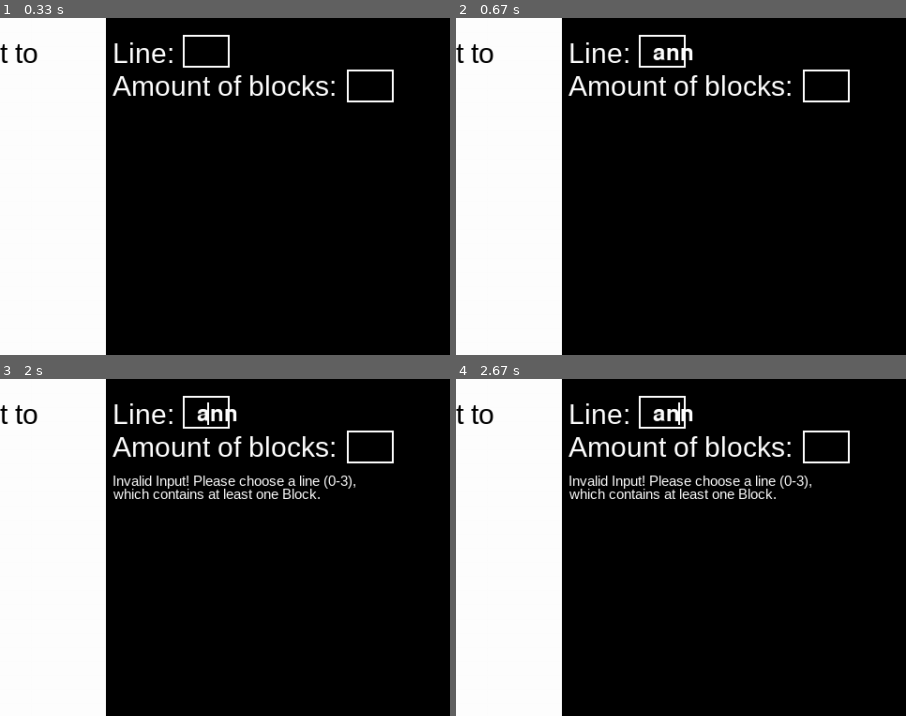
Above: before the commit, frames 1-4 (two rows, left to right).
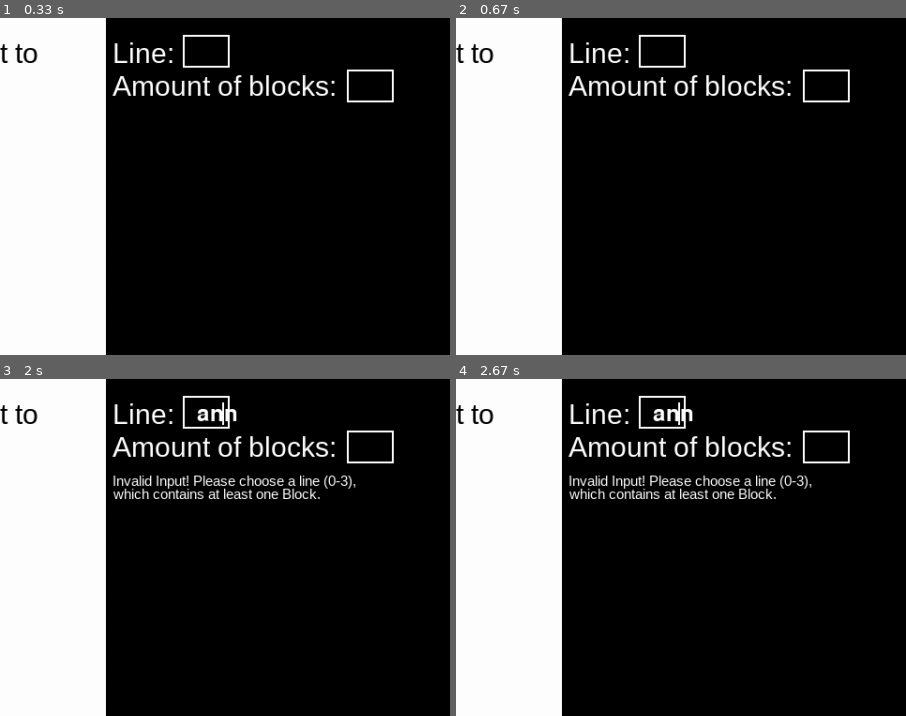
Above: after the commit, the same moments.

Repository: MartinStoller/Nim_AI_Challenge
Game: pygame game, started from gui.py
Same seed, same stepped clock (60 frames per second), same inputs: the game is played once before the commit and once after it.
Inputs:
- Up to frame 1 (0.33 s): no input
- Up to frame 2 (0.67 s): type "ann" at 0.33 s
- Up to frame 3 (2 s): tap Enter at 0.67 s; hold Left 0.9-1.43 s; hold Left 1.47-1.87 s; hold Right from 1.9 s (still down)
- Up to frame 4 (2.67 s): release Right at 2.53 s; hold Left from 2.57 s (still down)
The pictures show only the part of the screen within x 50-100%, y 0-50%; the shares and areas given below are measured in that part.

Frame 1 is identical in both runs. In frame 2, 0.2% of the frame differs, in the area x 43-53%, y 8-13%; in frame 3, less than 0.1%; in frame 4, nothing differs.

Commit message:
deleting nim_yt_folder now

Diff:
--- a/gui.py
+++ b/gui.py
@@ -14,13 +14,12 @@
 BLACK = (0, 0, 0)
 FPS = 30
 
-COLOR_INACTIVE = pygame.Color('lightskyblue3')
-COLOR_ACTIVE = pygame.Color('dodgerblue2')
 FONT = pygame.font.SysFont('bahnschrift', 30)
 SMALL_FONT = pygame.font.SysFont('bahnschrift', 15)
 
 current_game = nim.Nim()
 human_player = random.randint(0, 1)
+ai = nim.train(1000)  # TODO: Show some sort of "Training AI Loading Screen"
 
 
 def main():
@@ -40,108 +39,84 @@
     screen = pygame.display.set_mode((WIDTH, HEIGHT))
     clock = pygame.time.Clock()
 
-    # Load initial Text displays:
-    text0 = FONT.render('How many blocks do you want to', True, (0, 0, 0))
-    text1 = FONT.render('remove and from which Line?', True, (0, 0, 0))
-    text2 = FONT.render("Line:", True, (255, 255, 255))
-    text3 = FONT.render("Amount of blocks:", True, (255, 255, 255))
-    text4 = SMALL_FONT.render("L0", True, (0, 0, 0))
-    text5 = SMALL_FONT.render("L1", True, (0, 0, 0))
-    text6 = SMALL_FONT.render("L2", True, (0, 0, 0))
-    text7 = SMALL_FONT.render("L3", True, (0, 0, 0))
+    # Draw first frame of playing screen:
+    piles = current_game.piles
+    textsurface = nim.get_initial_textsurface()
+    nim.draw_playing_screen(screen=SCREEN, piles=piles, textsurface=textsurface)
 
-    textsurface = []
-    textsurface.append((dynamic_line_confirmed_text0, (600, 100)))  # dynamic texts need to be at index 0-3!!!
-    textsurface.append((dynamic_line_confirmed_text1, (600, 114)))
-    textsurface.append((dynamic_line_confirmed_text0, (600, 135)))
-    textsurface.append((dynamic_line_confirmed_text1, (600, 149)))
-
-    textsurface.append((text0, (80, 20)))
-    textsurface.append((text1, (80, 55)))
-    textsurface.append((text2, (600, 20)))
-    textsurface.append((text3, (600, 55)))
-    textsurface.append((text4, (243, 372)))
-    textsurface.append((text5, (168, 452)))
-    textsurface.append((text6, (85, 532)))
-    textsurface.append((text7, (5, 612)))
+    pygame.display.update()
+    time.sleep(1)
 
     while True:
-        piles = current_game.piles
         screen.fill(WHITE)
         pygame.draw.rect(SCREEN, BLACK, (593, 0, 1000, 1000))
         pygame.draw.rect(SCREEN, WHITE, (850, 55, 50, 35), 2)
         pygame.draw.rect(SCREEN, WHITE, (675, 18, 50, 35), 2)
-
-        nim_blocks.drawAllBlocks(SCREEN, piles)
 
         events = pygame.event.get()
         for event in events:
             if event.type == pygame.QUIT:
                 exit()
 
-        if line_confirmed is False:  # if a valid line as not been chosen yet, wait for valid input:
-            line_input, dynamic_line_confirmed_text0, dynamic_line_confirmed_text1 = textinput_nim.get_line(
-                textinput_line=textinput_line, screen=screen, events=events, piles=piles,
-                initial_text0=dynamic_line_confirmed_text0, initial_text1=dynamic_line_confirmed_text1)
-            textsurface[0] = (dynamic_line_confirmed_text0, (600, 100))
-            textsurface[1] = (dynamic_line_confirmed_text1, (600, 114))
-            if line_input is not None:
-                line_confirmed = True
-                del textinput_line
-                textinput_blocks = TextInput()
+        if current_game.player != human_player:  # if it´s AI´s Turn: choose action, make move, print that move on GUI
+            ai_line, ai_blocks = ai.choose_action(current_game.piles, epsilon=False)
+            time.sleep(1.5)
+            current_game.move((ai_line, ai_blocks))
+            moves_made = nim.print_last_move(current_game=current_game, human_player=human_player,
+                        textsurface=textsurface, line=ai_line, blocks=ai_blocks, moves_made=moves_made)
 
-        if line_confirmed is True and blocks_confirmed is False:  # if a valid line has been chosen but not the Nr of Blocks, wait for valid input:
-            blocks_input, dynamic_blocks_confirmed_text0, dynamic_blocks_confirmed_text1 = textinput_nim.get_blocks(
-                textinput_blocks=textinput_blocks, line=line_input, screen=screen, events=events, piles=piles,
-                initial_text0=dynamic_blocks_confirmed_text0, initial_text1=dynamic_blocks_confirmed_text1)
-            textsurface[2] = (dynamic_blocks_confirmed_text0, (600, 135))
-            textsurface[3] = (dynamic_blocks_confirmed_text1, (600, 149))
-            if blocks_input is not None:
-                blocks_confirmed = True
+        else:
+            if line_confirmed is False:  # if a valid line as not been chosen yet, wait for valid input:
+                line_input, dynamic_line_confirmed_text0, dynamic_line_confirmed_text1 = textinput_nim.get_line(
+                    textinput_line=textinput_line, screen=screen, events=events, piles=piles,
+                    initial_text0=dynamic_line_confirmed_text0, initial_text1=dynamic_line_confirmed_text1)
+                textsurface[0] = (dynamic_line_confirmed_text0, (600, 100))
+                textsurface[1] = (dynamic_line_confirmed_text1, (600, 114))
+                if line_input is not None:  # if there is a valid input for line
+                    line_confirmed = True
+                    del textinput_line
+                    textinput_blocks = TextInput()
 
-                del textinput_blocks
+            if line_confirmed is True and blocks_confirmed is False:  # if a valid line has been chosen but not the Nr of Blocks, wait for valid input:
+                blocks_input, dynamic_blocks_confirmed_text0, dynamic_blocks_confirmed_text1 = textinput_nim.get_blocks(
+                    textinput_blocks=textinput_blocks, line=line_input, screen=screen, events=events, piles=piles,
+                    initial_text0=dynamic_blocks_confirmed_text0, initial_text1=dynamic_blocks_confirmed_text1)
+                textsurface[2] = (dynamic_blocks_confirmed_text0, (600, 135))
+                textsurface[3] = (dynamic_blocks_confirmed_text1, (600, 149))
+                if blocks_input is not None:
+                    blocks_confirmed = True
+                    del textinput_blocks
 
-        if line_confirmed is True and blocks_confirmed is True:
-            # if both inputs were entered, make move, print that move on GUI, reset parameters,
-            # check if game is over and let AI make the next move otherwise
-            # execute move and print it on GUI:
-            current_game.move((line_input, blocks_input))
-            moves_made = print_last_move(textsurface=textsurface, line=line_input,
-                                         blocks=blocks_input, moves_made=moves_made)
+            if line_confirmed is True and blocks_confirmed is True:
+                # if both inputs were entered, make move, print that move on GUI, reset parameters,
+                # check if game is over and let AI make the next move otherwise
+                # execute move and print it on GUI:
+                current_game.move((line_input, blocks_input))
+                moves_made = nim.print_last_move(current_game=current_game, human_player=human_player,
+                             textsurface=textsurface, line=line_input, blocks=blocks_input, moves_made=moves_made)
 
-            # reset parameters:
-            reset_dynamic_texts(textsurface)
-            line_confirmed = False
-            blocks_confirmed = False
-            textinput_line = TextInput()
+                # reset parameters:
+                textsurface, dynamic_line_confirmed_text0, dynamic_line_confirmed_text1 = nim.reset_dynamic_texts(textsurface)
+                line_confirmed, blocks_confirmed, line_input, blocks_input = nim.reset_lines_and_blocks()
 
-        # if current_game.winner is not None:
-        # TODO
-        # TODO make_move(), add summary text of move to GUI and (if necessary) reset parameters such as dynamic texts and booleans,
-        #  if game not over, AI makes move and summary gets projected on GUI. If game is over, print summarizing text on GUI and give the option to play again
+                if current_game.winner is None:
+                    textinput_line = TextInput()
+                elif current_game.winner is not None:
+                    gameover_text0, gameover_text1 = nim.print_winner_message(human_player=human_player, winner=current_game.winner)
+                    textsurface = []
+                    textsurface.append((gameover_text0(200, 200)))
+                    textsurface.append((gameover_text1(5, 650)))
+                    # TODO: enable press any key to get back to menu
 
-        for text in textsurface:
-            SCREEN.blit(text[0], text[1])
+            # draw blocks and blit text:
+            for text in textsurface:
+                SCREEN.blit(text[0], text[1])
+            nim_blocks.drawAllBlocks(SCREEN, current_game.piles)
 
-        pygame.display.update()
-        clock.tick(FPS)
+            pygame.display.update()
+            clock.tick(FPS)
 
-
-def reset_dynamic_texts(textsurface):
-    empty_text = SMALL_FONT.render("", True, (255, 255, 255))
-    textsurface[0] = (empty_text, (600, 100))
-    textsurface[1] = (empty_text, (600, 114))
-    textsurface[2] = (empty_text, (600, 100))
-    textsurface[3] = (empty_text, (600, 114))
-
-
-def print_last_move(textsurface, line, blocks, moves_made):
-    player = "Human" if current_game.player == human_player else "AI"
-    text = SMALL_FONT.render(f"{player} removed {blocks} Blocks from line {line}.", True, (255, 255, 255))
-    textsurface.append((text, (600, (180+moves_made*17))))
-    moves_made += 1
-    return moves_made
-
+# TODO: ADD SOUnD WHEN A MOVE IS MADE AND BACKGROUND MUSIC AND A GAMEOVER SCREEN AND MENU SCREEN  WHICH WAITS FOR ANY KYEPRESS
 
 if __name__ == "__main__":
     pygame.init()
--- a/nim.py
+++ b/nim.py
@@ -1,6 +1,8 @@
 import math
 import random
 import time
+import pygame
+import blocks as nim_blocks
 
 
 class Nim():
@@ -289,3 +291,88 @@
             winner = "Human" if game.winner == human_player else "AI"
             print(f"Winner is {winner}")
             return
+
+# Helper functions for GUI:
+
+def reset_dynamic_texts(textsurface):
+    SMALL_FONT = pygame.font.SysFont('bahnschrift', 15)
+    empty_text = SMALL_FONT.render("", True, (255, 255, 255))
+    textsurface[0] = (empty_text, (600, 100))
+    textsurface[1] = (empty_text, (600, 114))
+    textsurface[2] = (empty_text, (600, 100))
+    textsurface[3] = (empty_text, (600, 114))
+    return textsurface, empty_text, empty_text
+
+
+def reset_lines_and_blocks():
+    line_confirmed = False
+    blocks_confirmed = False
+    line_input = None
+    blocks_input = None
+    return line_confirmed, blocks_confirmed, line_input, blocks_input
+
+
+def print_last_move(current_game, human_player, textsurface, line, blocks, moves_made):
+    SMALL_FONT = pygame.font.SysFont('bahnschrift', 15)
+    player = "Human" if current_game.player != human_player else "AI"
+    text = SMALL_FONT.render(f"{player} removed {blocks} Blocks from line {line}.", True, (255, 255, 255))
+    textsurface.append((text, (600, (180+moves_made*17))))
+    moves_made += 1
+    return moves_made
+
+
+def print_winner_message(human_player, winner):
+    font = pygame.font.SysFont("bahnschrift", 65)
+    small_font = pygame.font.SysFont("bahnschrift", 20)
+    if human_player == winner:
+        text = font.render("Congratulations, Human! You are the superior being!", True, (0, 0, 0))
+    else:
+        text = font.render("Muhahaha! You lost, Human! The reign of AI over humanity has begun!", True, (0, 0, 0))
+    text2 = small_font.render("Press any key to get back to the menu.")
+    return text, text2
+
+
+def draw_playing_screen(screen, piles, textsurface):
+    BLACK = (0, 0, 0)
+    WHITE = (255, 255, 255)
+    screen.fill(WHITE)
+    pygame.draw.rect(screen, BLACK, (593, 0, 1000, 1000))
+    pygame.draw.rect(screen, WHITE, (850, 55, 50, 35), 2)
+    pygame.draw.rect(screen, WHITE, (675, 18, 50, 35), 2)
+    nim_blocks.drawAllBlocks(screen, piles)
+    for text in textsurface:
+        screen.blit(text[0], text[1])
+
+
+def get_initial_textsurface():
+    SMALL_FONT = pygame.font.SysFont('bahnschrift', 15)
+    FONT = pygame.font.SysFont('bahnschrift', 30)
+    textsurface = []
+    dynamic_line_confirmed_text0 = SMALL_FONT.render("", True, (255, 255, 255))
+    dynamic_line_confirmed_text1 = SMALL_FONT.render("", True, (255, 255, 255))
+    dynamic_blocks_confirmed_text0 = SMALL_FONT.render("", True, (255, 255, 255))
+    dynamic_blocks_confirmed_text1 = SMALL_FONT.render("", True, (255, 255, 255))
+    textsurface.append((dynamic_line_confirmed_text0, (600, 100)))  # dynamic texts need to be at index 0-3!!!
+    textsurface.append((dynamic_line_confirmed_text1, (600, 114)))
+    textsurface.append((dynamic_blocks_confirmed_text0, (600, 135)))
+    textsurface.append((dynamic_blocks_confirmed_text1, (600, 149)))
+
+    text0 = FONT.render('How many blocks do you want to', True, (0, 0, 0))
+    text1 = FONT.render('remove and from which Line?', True, (0, 0, 0))
+    text2 = FONT.render("Line:", True, (255, 255, 255))
+    text3 = FONT.render("Amount of blocks:", True, (255, 255, 255))
+    text4 = SMALL_FONT.render("L0", True, (0, 0, 0))
+    text5 = SMALL_FONT.render("L1", True, (0, 0, 0))
+    text6 = SMALL_FONT.render("L2", True, (0, 0, 0))
+    text7 = SMALL_FONT.render("L3", True, (0, 0, 0))
+
+    textsurface.append((text0, (80, 20)))
+    textsurface.append((text1, (80, 55)))
+    textsurface.append((text2, (600, 20)))
+    textsurface.append((text3, (600, 55)))
+    textsurface.append((text4, (243, 372)))
+    textsurface.append((text5, (168, 452)))
+    textsurface.append((text6, (85, 532)))
+    textsurface.append((text7, (5, 612)))
+
+    return textsurface
